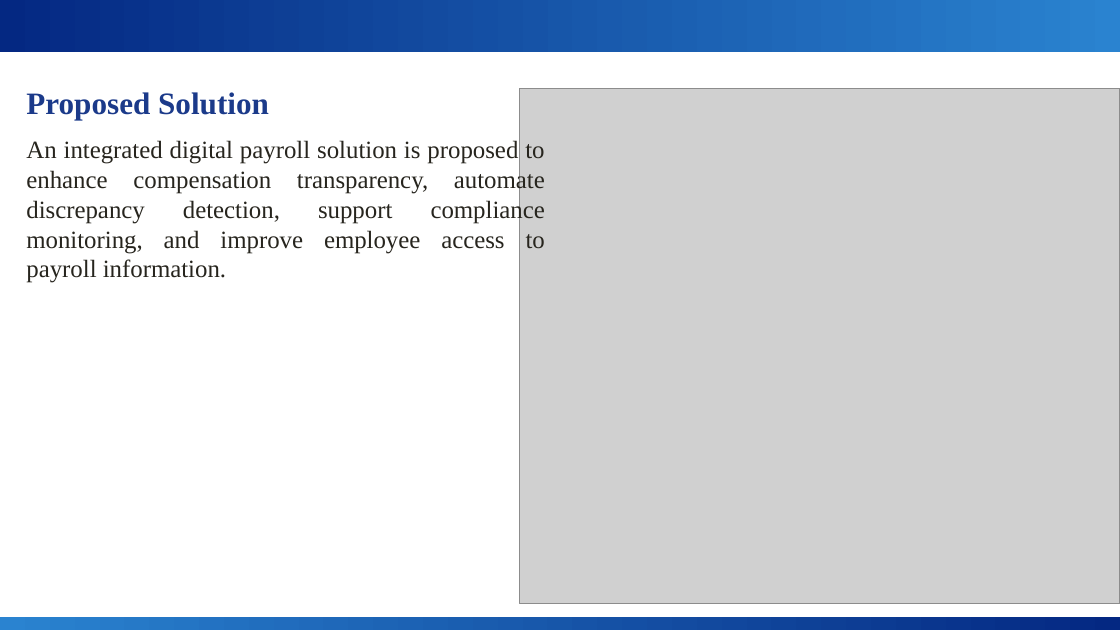
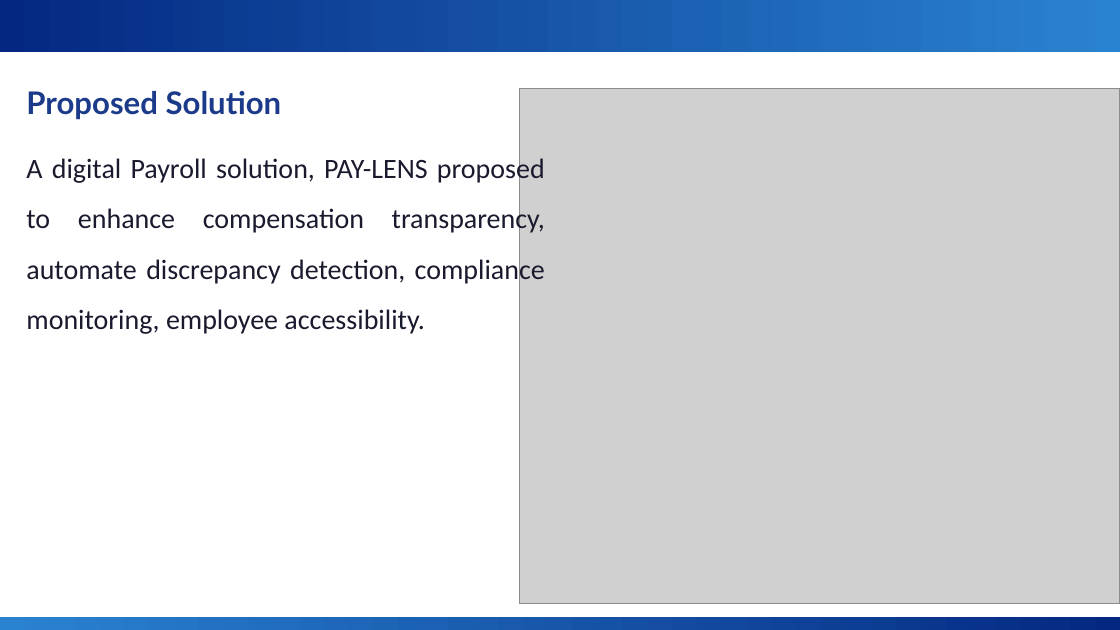
Before and after one commit to snehakhandelwal666-cmyk/sneha_project, a slide deck: slide 6 of PAY LENS - VISUALISING SALARY TRUTH WITH BI & AI.pptx. Drawn at 1120x630 pixels with LibreOffice and Linux fonts; fonts in the diff are those of the drawing; grey boxes stand for pictures; background and template pictures are left out. Boxes give left, top, right and bottom in pixels: in the first picture for what was removed or moved away, otherwise in the second. Text is boxed around its words. In the diff, an @@ line names an element or a change of style, - is before the commit and + after.

```diff
--- a/PAY LENS - VISUALISING SALARY TRUTH WITH BI & AI.pptx
+++ b/PAY LENS - VISUALISING SALARY TRUTH WITH BI & AI.pptx
@@ text "Proposed Solution" at (26, 91, 282, 120): font Times New Roman to Lato @@
@@ text at (26, 155, 545, 334): text changed; size 16 to 18 pt; font Times New Roman to Calibri; text colour #27251E to #1A1A2E @@
-An integrated digital payroll solution is proposed to enhance compensation transparency, automate discrepancy detection, support compliance monitoring, and improve employee access to payroll information.
+A digital Payroll solution, PAY-LENS proposed to enhance compensation transparency, automate discrepancy detection, compliance monitoring, employee accessibility.
```
Also in this commit, not shown: 9 other slides changed, 3 slides added, 4 slides removed.
